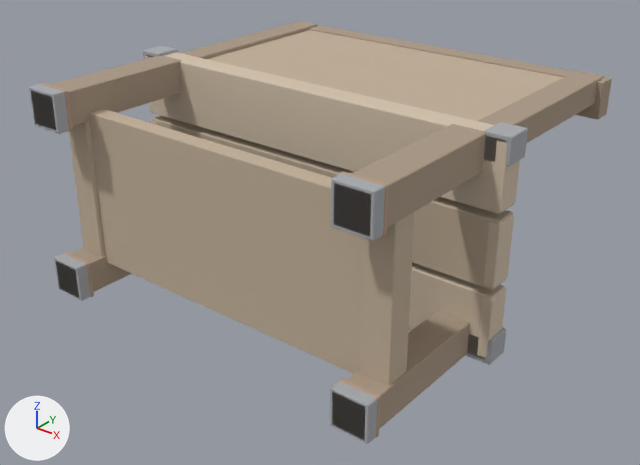
What one commit did to the FBX model Assets/GeneratedBaseItems/10_Survivor_Workbench.fbx.
Camera for both pictures: a camera (50 mm lens) standing at (2.43, -2.15, 1.63) and looking at (0.04, 0.83, -0.22). Lighting does not change. The marker at lower left points along +X, +Y and +Z. The first picture is the older version.

The first picture shows '10_Survivor_Workbench'.
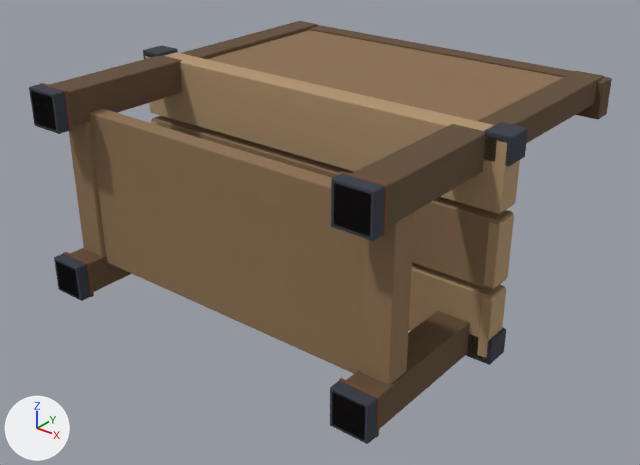
What differs and where, as boxes (x1, y1, x2, y2) in the pictures (640 x 465 px):
'10_Survivor_Workbench', recoloured (beige to brown): (29, 21, 612, 444) in both

The edits, one by one:
Material 'Iron | dark forged steel' (mat_iron___dark_forged_steel) changes colour from grey #a8abb0 to greyish blue #373b46; in linear values from (0.394, 0.407, 0.432) to (0.038, 0.044, 0.062).
Material 'Wood | charred and stained' (mat_wood___charred_and_stained) changes colour from beige #ab9986 to brown #614b35; in linear values from (0.407, 0.319, 0.237) to (0.12, 0.07, 0.035).
Material 'Wood | exposed grain' (mat_wood___exposed_grain) changes colour from beige #c1b099 to brown #8b6f50; in linear values from (0.536, 0.432, 0.319) to (0.26, 0.16, 0.08).
Material 'Wood | weathered cedar' (mat_wood___weathered_cedar) changes colour from beige #cdbba6 to brown #a28461; in linear values from (0.611, 0.497, 0.38) to (0.36, 0.23, 0.12).
Material 'Wood | cut end' (mat_wood___cut_end) changes colour from beige #d4c3ad to brown #b3956f; in linear values from (0.655, 0.545, 0.42) to (0.45, 0.3, 0.16).
